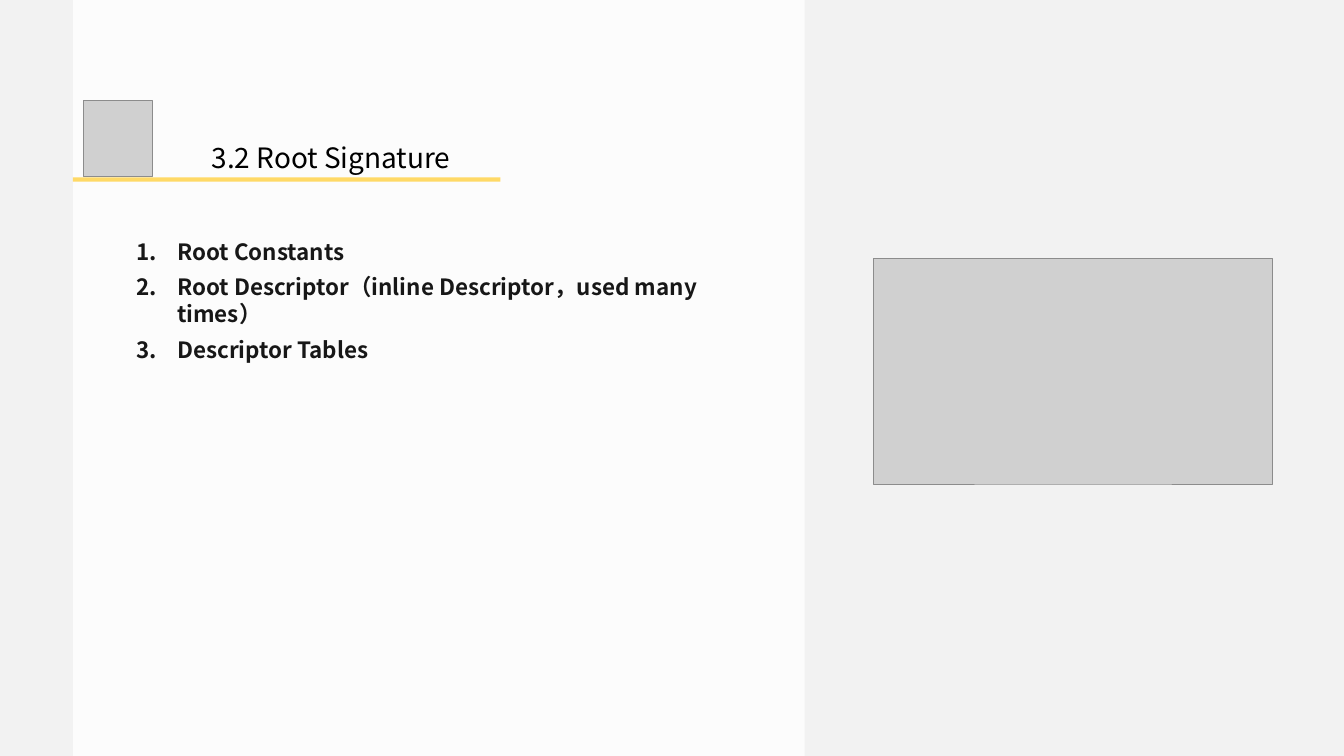
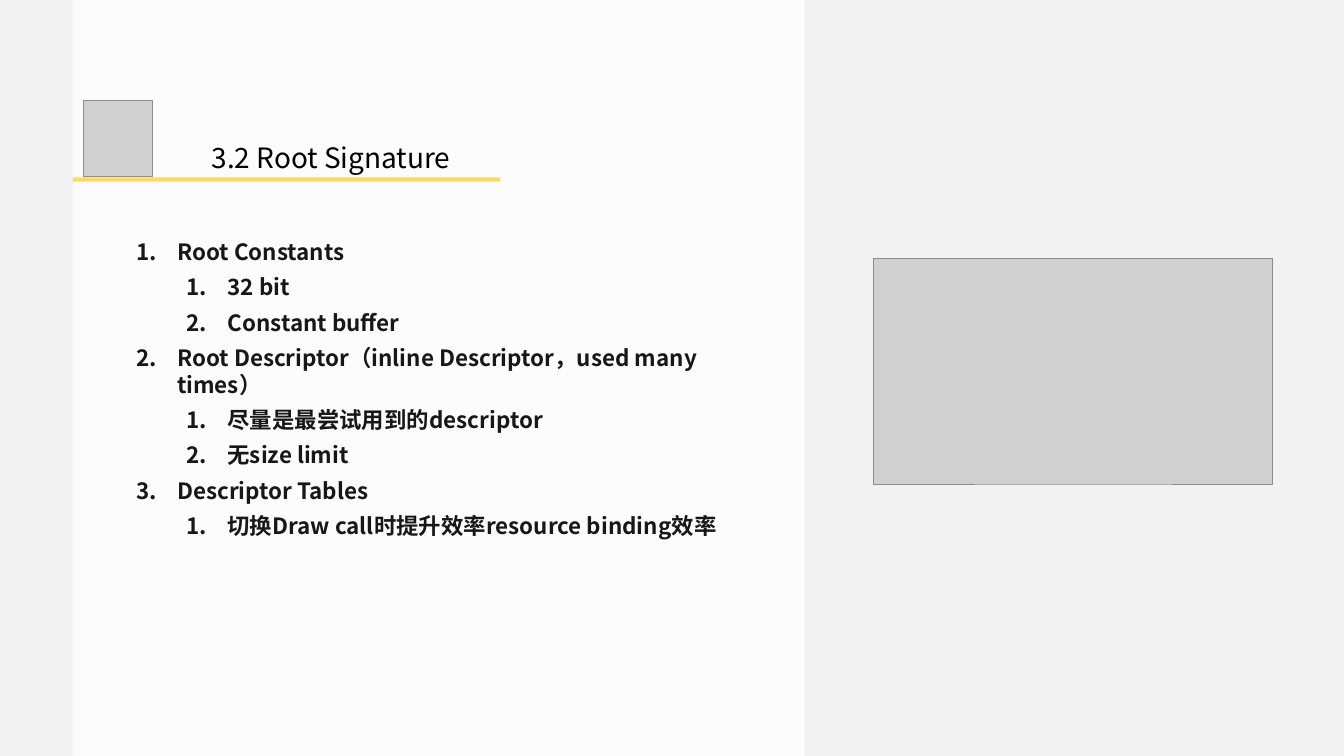
Before and after one commit to doomlover/KSGameEngineTutorials, a slide deck: slide 24 of PPTs/05.深入DX12绘制二.pptx (slide 22 before the commit). Drawn at 1344x756 pixels with LibreOffice and Linux fonts; fonts in the diff are those of the drawing; grey boxes stand for pictures. Boxes give left, top, right and bottom in pixels: in the first picture for what was removed or moved away, otherwise in the second. Text is boxed around its words. In the diff, an @@ line names an element or a change of style, - is before the commit and + after.

```diff
--- a/PPTs/05.深入DX12绘制二.pptx
+++ b/PPTs/05.深入DX12绘制二.pptx
@@ text at (227,277,399,332): paragraphs added @@
+  1. 32 bit
+  2. Constant buffer
@@ text at (227,409,542,465): paragraphs added @@
+  1. 尽量是最尝试用到的descriptor
+  2. 无size limit
@@ text at (227,515,717,540): paragraph added @@
+  1. 切换Draw call时提升效率resource binding效率
```
Also in this commit, not shown: 13 other slides changed, 4 slides added, 2 slides removed, 1 other file.
